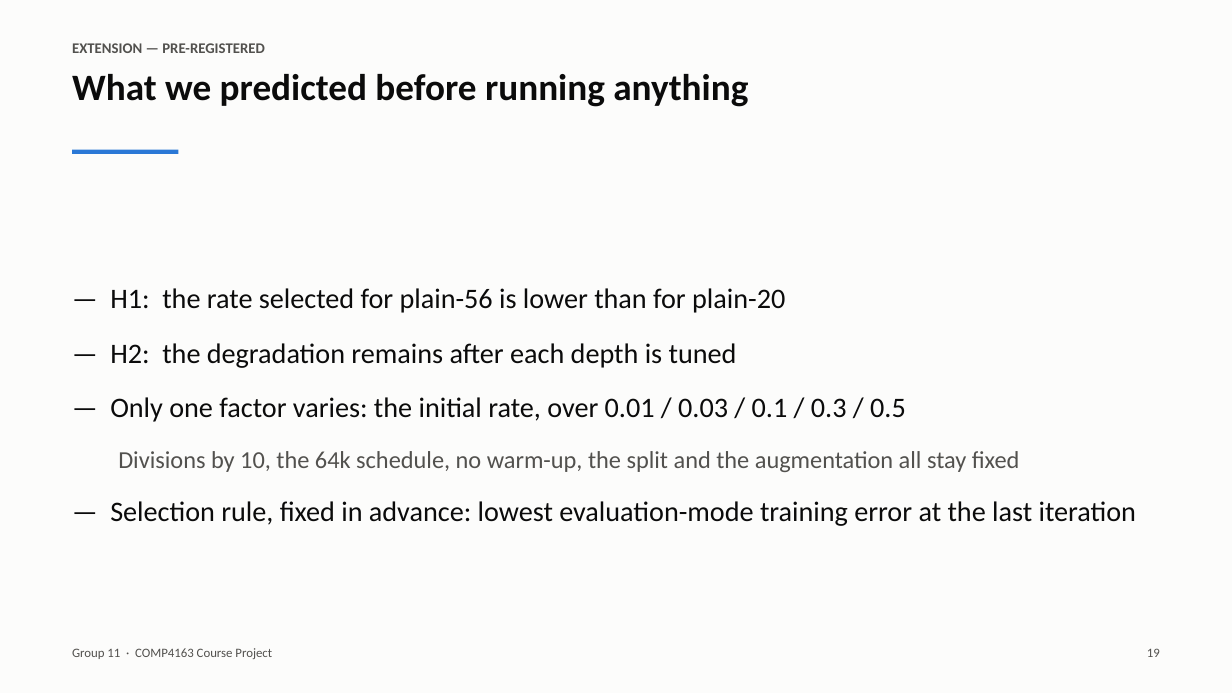
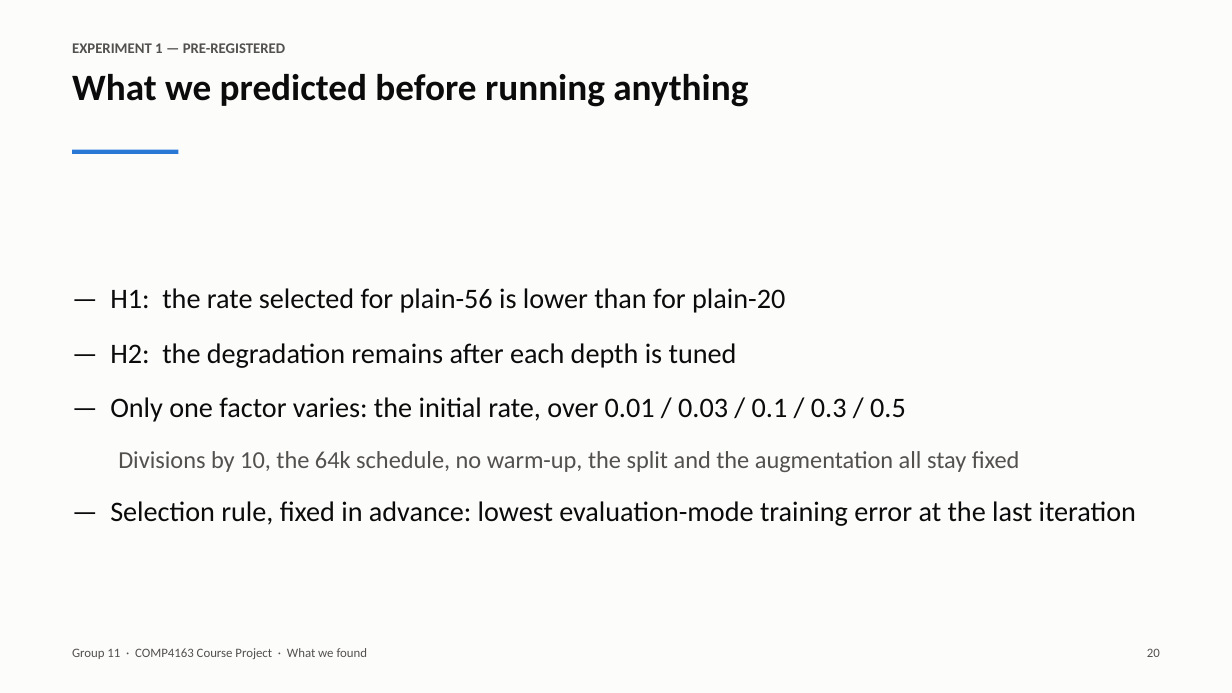
Before and after one commit to v68md6ttb2-ux/COMP4163-ResNet-Degradation, a slide deck: slide 20 of report/slides.pptx (slide 19 before the commit). Drawn at 1232x693 pixels with LibreOffice and Linux fonts; fonts in the diff are those of the drawing. Boxes give left, top, right and bottom in pixels: in the first picture for what was removed or moved away, otherwise in the second. Text is boxed around its words. In the diff, an @@ line names an element or a change of style, - is before the commit and + after.

```diff
--- a/report/slides.pptx
+++ b/report/slides.pptx
@@ text at (72, 43, 285, 53): text changed @@
-EXTENSION — PRE-REGISTERED
+EXPERIMENT 1 — PRE-REGISTERED
@@ text at (72, 648, 368, 659): text changed @@
-Group 11 · COMP4163 Course Project
+Group 11 · COMP4163 Course Project · What we found
@@ text at (1147, 648, 1160, 657): text changed @@
-19
+20
```
Also in this commit, not shown: 34 other slides changed, 1 slide added, 1 other file.
